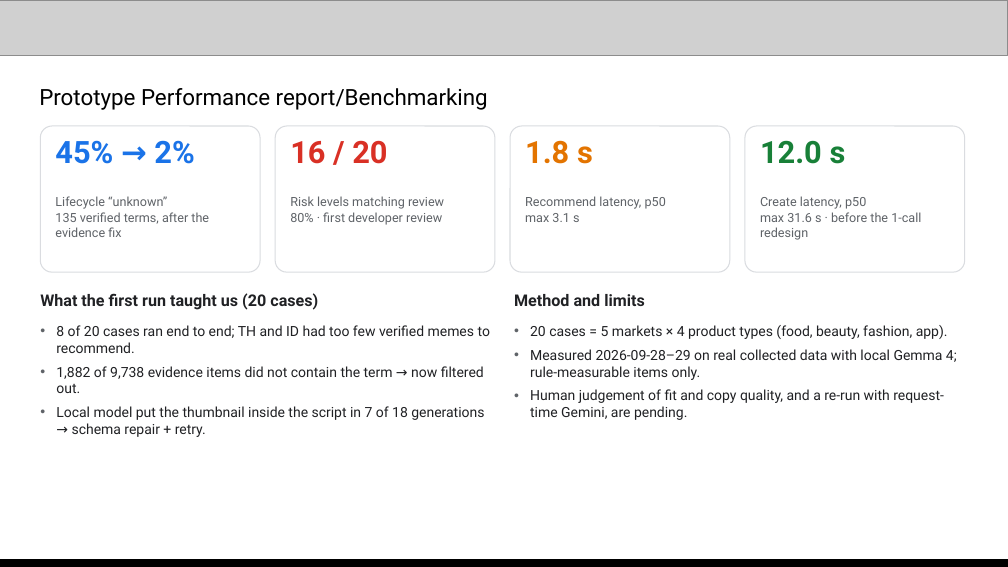
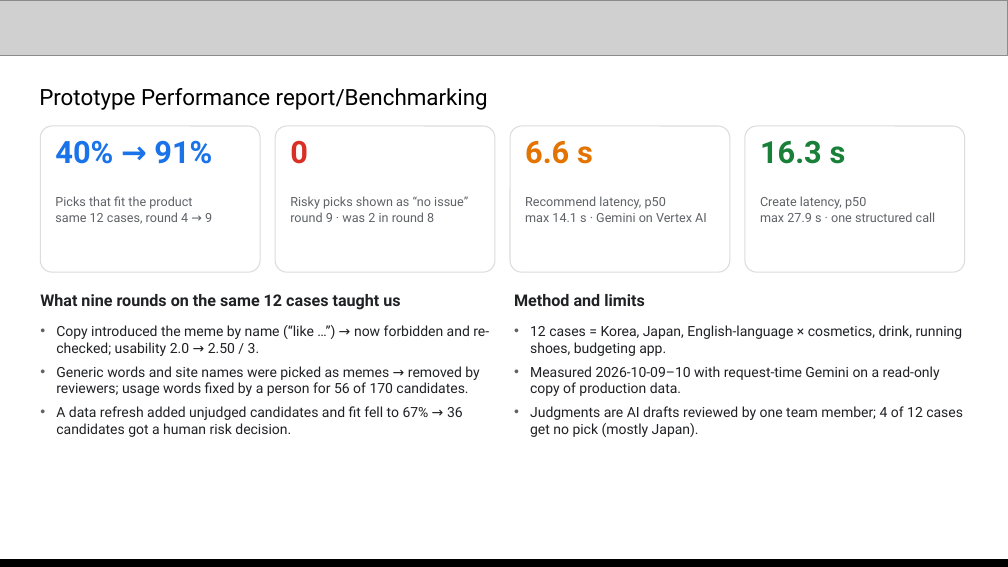
Before and after one commit to Sihyeon-Ji/trend-interpreter, a slide deck: slide 11 of docs/대회/제출/AI-Builder-Cup-제출-초안.pptx. Drawn at 1008x567 pixels with LibreOffice and Linux fonts; fonts in the diff are those of the drawing; grey boxes stand for pictures. Boxes give left, top, right and bottom in pixels: in the first picture for what was removed or moved away, otherwise in the second. Text is boxed around its words. In the diff, an @@ line names an element or a change of style, - is before the commit and + after.

Commit message:
docs: 발표 자료·README·EVALUATION을 9차 측정과 Gemma 실시간 분류에 맞춤
- 발표 자료 초안: 성능(같은 12사례 4차 → 9차, 응답 시간), 비용·기술(Gemma는 배치와 필요할 때만 켜는 L4 VM), 제출 전 할 일 갱신
- README(영어·한국어): 감사관 QLoRA는 중단, 검수자용 Gemma 실시간 분류·수동 실행 설명
- EVALUATION.md: 추천·카피 평가를 12사례 9차 측정과 한계로, 감사관 실험 중단 기록
- 발표 자료 계획에 남은 일(리더 이름, 제품 흐름, 화면 사진, 구조 그림, 링크), 제출 체크리스트 갱신

```diff
--- a/docs/대회/제출/AI-Builder-Cup-제출-초안.pptx
+++ b/docs/대회/제출/AI-Builder-Cup-제출-초안.pptx
@@ text at (55, 140, 212, 164): text changed @@
-45% → 2%
+40% → 91%
@@ text at (290, 141, 308, 164): text changed @@
-16 / 20
+0
@@ text at (525, 141, 593, 164): text changed @@
-1.8 s
+6.6 s
@@ text at (760, 140, 846, 164): text changed @@
-12.0 s
+16.3 s
@@ text at (55, 196, 212, 224): text changed @@
-Lifecycle “unknown”
-135 verified terms, after the evidence fix
+Picks that fit the product
+same 12 cases, round 4 → 9
@@ text at (290, 196, 468, 222): text changed @@
-Risk levels matching review
-80% · first developer review
+Risky picks shown as “no issue”
+round 9 · was 2 in round 8
@@ text at (525, 213, 707, 222): text changed @@
-max 3.1 s
+max 14.1 s · Gemini on Vertex AI
@@ text at (760, 212, 936, 222): text changed @@
-max 31.6 s · before the 1-call redesign
+max 27.9 s · one structured call
@@ text at (40, 294, 400, 310): text changed @@
-What the first run taught us (20 cases)
+What nine rounds on the same 12 cases taught us
@@ text at (56, 325, 489, 437): text changed @@
-• 8 of 20 cases ran end to end; TH and ID had too few verified memes to recommend.
-• 1,882 of 9,738 evidence items did not contain the term → now filtered out.
-• Local model put the thumbnail inside the script in 7 of 18 generations → schema repair + retry.
+• Copy introduced the meme by name (“like …”) → now forbidden and re-checked; usability 2.0 → 2.50 / 3.
+• Generic words and site names were picked as memes → removed by reviewers; usage words fixed by a person for 56 of 170 candidates.
+• A data refresh added unjudged candidates and fit fell to 67% → 36 candidates got a human risk decision.
@@ text at (530, 325, 963, 437): text changed @@
-• 20 cases = 5 markets × 4 product types (food, beauty, fashion, app).
-• Measured 2026-09-28–29 on real collected data with local Gemma 4; rule-measurable items only.
-• Human judgement of fit and copy quality, and a re-run with request-time Gemini, are pending.
+• 12 cases = Korea, Japan, English-language × cosmetics, drink, running shoes, budgeting app.
+• Measured 2026-10-09–10 with request-time Gemini on a read-only copy of production data.
+• Judgments are AI drafts reviewed by one team member; 4 of 12 cases get no pick (mostly Japan).
```
Also in this commit, not shown: 4 other slides changed, 5 other files.
